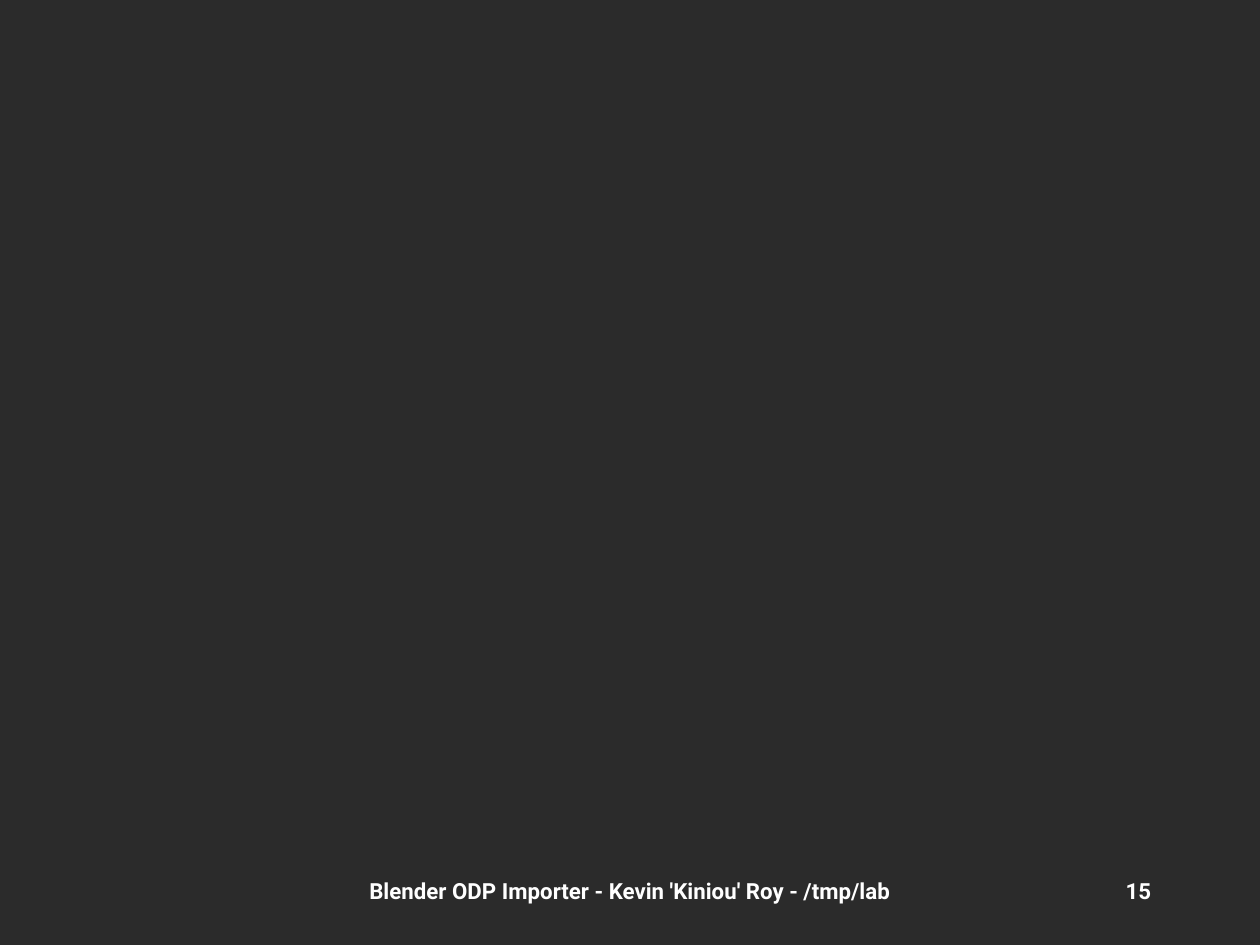
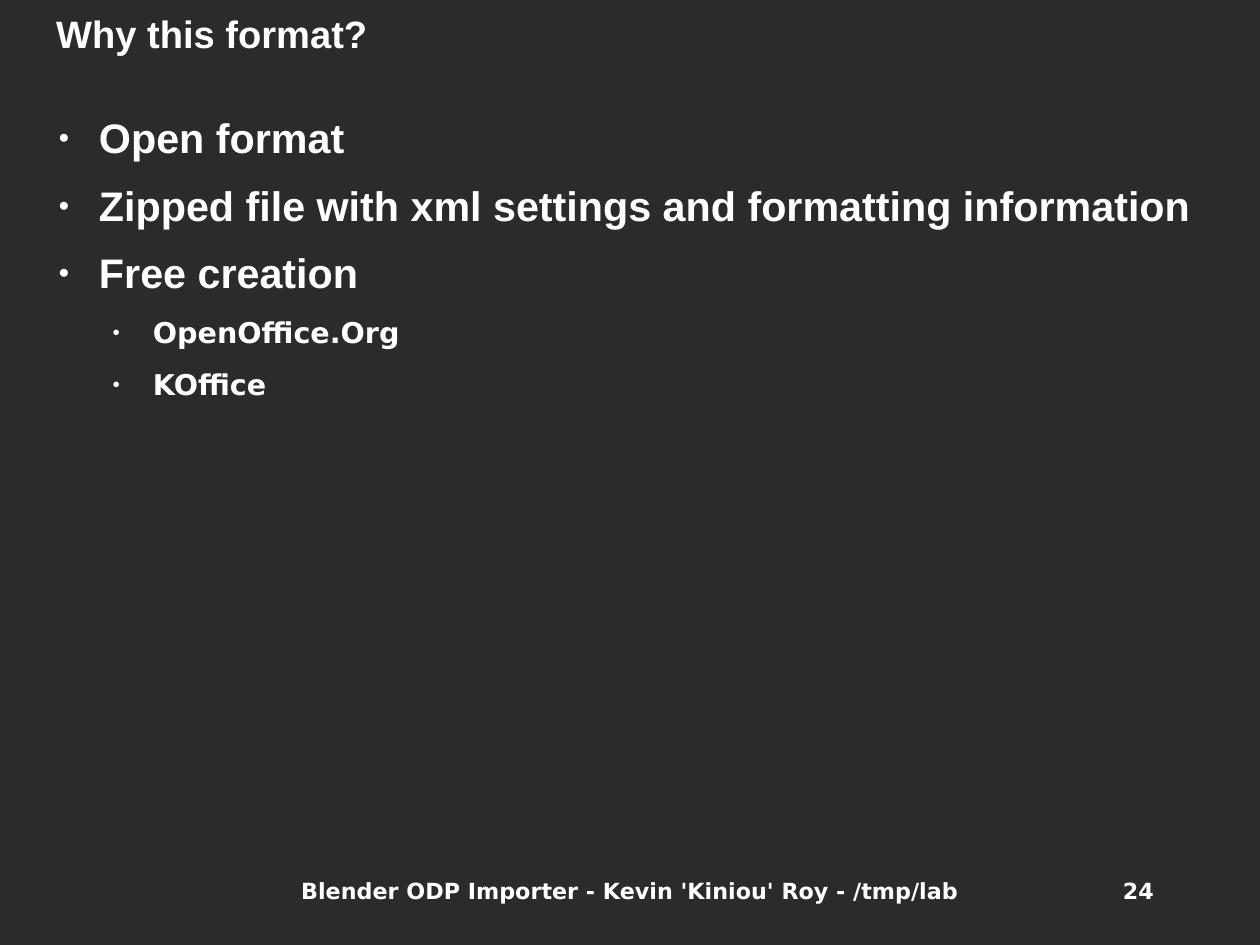
Before and after one commit to kiniou/blender-smooth-slides, a slide deck: slide 24 of import/doc/HSF2009.odp (slide 15 before the commit). Drawn at 1260x945 pixels with LibreOffice and Linux fonts; fonts in the diff are those of the drawing; background and template pictures are left out; a plain dark background stands for a picture behind light text. Boxes give left, top, right and bottom in pixels: in the first picture for what was removed or moved away, otherwise in the second. Text is boxed around its words. In the diff, an @@ line names an element or a change of style, - is before the commit and + after.

```diff
--- a/import/doc/HSF2009.odp
+++ b/import/doc/HSF2009.odp
@@ title added at <box>56,20,367,56</box>, 24 pt, text #FFFFFF, bold @@
+Why this format?
@@ text added at <box>99,123,1190,396</box>, 26 pt, text #FFFFFF, bold @@
+● Open format
+● Zipped file with xml settings and formatting information
+● Free creation
+  ● OpenOffice.Org
+  ● KOffice
@@ text "Blender ODP Importer - Kevin ..." at <box>301,882,958,904</box>: font Roboto to DejaVu Sans @@
@@ page number at <box>1123,882,1154,899</box>: text changed; font Roboto to DejaVu Sans @@
-15
+24
```
Also in this commit, not shown: 22 other slides changed, 7 slides added, 3 other files.
